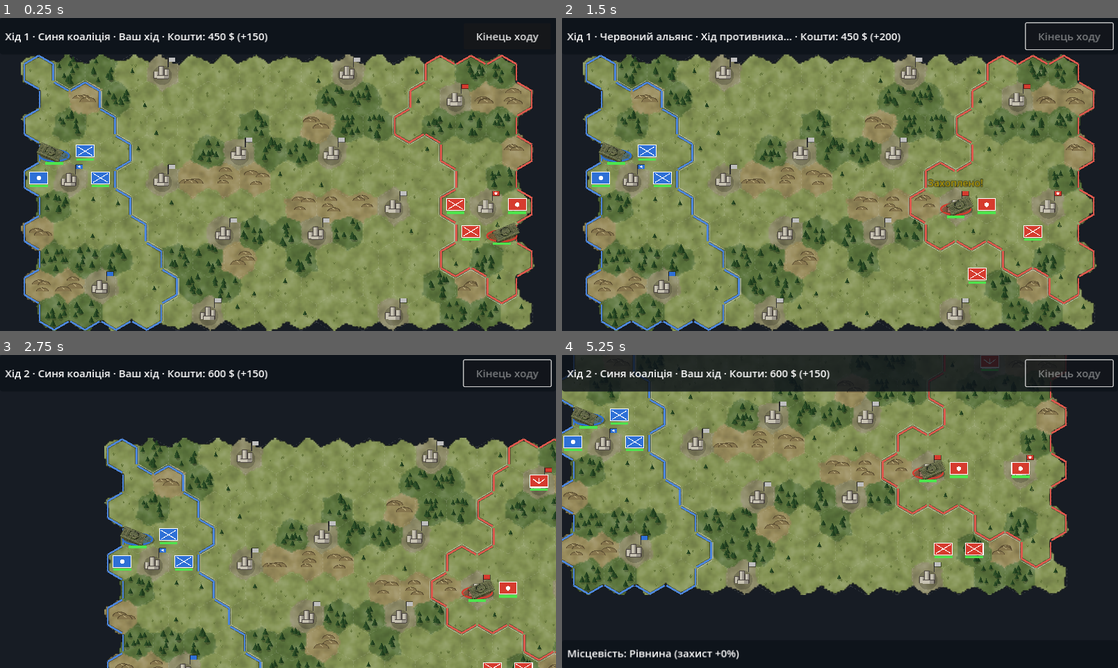
Above: before the commit, frames 1-4 (two rows, left to right).
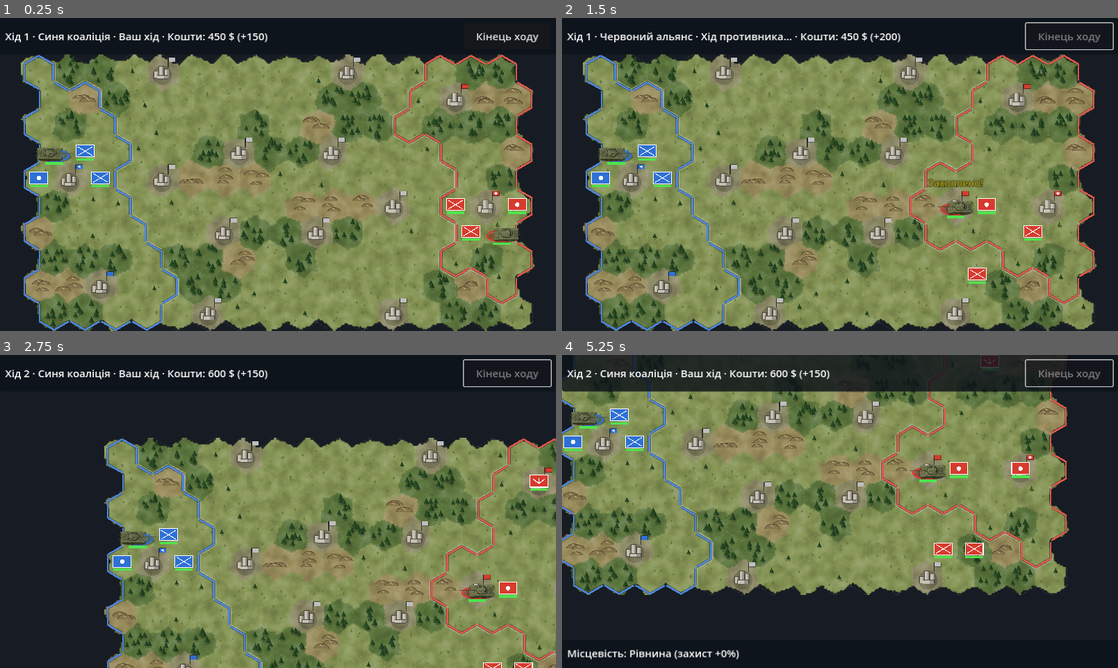
Above: after the commit, the same moments.

Repository: dambldor571-maker/Cloud
Game: Godot game, scene res://scenes/main.tscn
The game is run twice, just before and just after one commit, with the same random seed, the same clock (stepped at 60 frames per second) and the same inputs.
Inputs (mouse positions are in pixels of both pictures, inside the frame that each line leads up to):
- Up to frame 1 (0.25 s): no input
- Up to frame 2 (1.5 s): click "Кінець ходу" at 0.5 s; move the mouse to (962, 158) at 1.27 s; click (962, 158) at 1.42 s
- Up to frame 3 (2.75 s): drag from (166, 527) to (250, 574) at 2.02 s
- Up to frame 4 (5.25 s): tap Enter at 2.75, 4.25 s; move the mouse to (895, 442) at 2.77 s; click (895, 442) at 2.92 s; tap Space at 3.5, 5 s; drag from (812, 574) to (673, 464) at 3.52 s; move the mouse to (1006, 558) at 4.27 s; click (1006, 558) at 4.42 s; drag from (673, 464) to (756, 433) at 5.02 s

The runs differ from the first frame. In frame 1, 0.3% of the frame differs, in the area x 6-94%, y 39-72%; in frame 2, 0.3%; in frame 3, 0.3%; in frame 4, 0.3%.

Commit message:
Six facing directions for unit sprites
render_units.gd renders one sprite per hex direction (<name>_0..5.png,
0 = east, counter-clockwise), turning the model by an angle corrected
for the tilted camera so the gun points exactly at the neighbouring hex
centre on the flat map; --preview shows all six as a compass sheet.
Units store their facing as a hex direction and turn to the one nearest
their move or attack; the game picks the matching frame.

Co-Authored-By: Claude Opus 5.5 <noreply@anthropic.com>
Claude-Session: https://claude.ai/code/session_01DGzcrkN7G6Q8ozASAUm8BS

Diff:
--- a/assets/units/t72.json
+++ b/assets/units/t72.json
@@ -1 +1 @@
-{"anchor":[145.714279174805,132.074768066406],"px_per_m":28.5714285714286}
+{"anchor":[160,169.835433959961],"directions":6,"px_per_m":29.0909090909091}
--- a/scripts/game.gd
+++ b/scripts/game.gd
@@ -41,7 +41,7 @@
 
 var hud: Hud
 var map_view: MapView
-var sprites: Dictionary = {}  # unit type -> {tex, anchor}
+var sprites: Dictionary = {}  # unit type -> {frames: Array[Texture2D] per direction, anchor}
 var ai := EnemyAI.new()
 @onready var camera: Camera2D = $Camera2D
 
@@ -67,9 +67,12 @@
 	for type in Rules.SPRITES:
 		var base: String = "res://assets/units/" + Rules.SPRITES[type]
 		var meta = JSON.parse_string(FileAccess.get_file_as_string(base + ".json"))
-		var tex := load(base + ".png") as Texture2D
-		if tex and meta is Dictionary:
-			sprites[type] = {"tex": tex, "anchor": Vector2(meta["anchor"][0], meta["anchor"][1])}
+		if not meta is Dictionary:
+			continue
+		var frames: Array[Texture2D] = []
+		for d in int(meta.get("directions", 6)):
+			frames.append(load("%s_%d.png" % [base, d]) as Texture2D)
+		sprites[type] = {"frames": frames, "anchor": Vector2(meta["anchor"][0], meta["anchor"][1])}
 
 
 func new_game(seed_value: int = -1) -> void:
@@ -308,7 +311,7 @@
 
 func move_unit(u: Unit, to: Vector2i) -> void:
 	var from_px := u.draw_pos
-	u.face_towards(Hex.to_pixel(to).x)
+	u.face_towards(Hex.to_pixel(to))
 	u.pos = to
 	u.moved = true
 	if terrain[to] == Rules.Terrain.CITY and not u.is_flying() and city_owner[to] != u.side:
@@ -329,8 +332,8 @@
 
 func attack(att: Unit, target: Unit) -> void:
 	var dmg := roundi(calc_damage(att, target) * rng.randf_range(0.9, 1.1))
-	att.face_towards(target.draw_pos.x)
-	target.face_towards(att.draw_pos.x)
+	att.face_towards(target.draw_pos)
+	target.face_towards(att.draw_pos)
 	_damage(target, dmg)
 	if target.hp > 0 and can_attack(target, att, target.pos):
 		_damage(att, roundi(calc_damage(target, att, true) * rng.randf_range(0.9, 1.1)))
@@ -652,9 +655,10 @@
 	_draw_ellipse(base + Vector2(4, 3), RING_RADIUS * 1.05, Color(0, 0, 0, 0.3))
 	_draw_ellipse(base, RING_RADIUS, Color(col, 0.28))
 	_draw_ellipse(base, RING_RADIUS, col, 3.0)
-	var tex: Texture2D = spr["tex"]
+	var frames: Array[Texture2D] = spr["frames"]
+	var tex := frames[u.facing % frames.size()]
 	var anchor: Vector2 = spr["anchor"]
-	draw_set_transform(base, 0.0, Vector2(u.facing, 1) * SPRITE_SCALE)
+	draw_set_transform(base, 0.0, Vector2.ONE * SPRITE_SCALE)
 	draw_texture(tex, -anchor, Color(0.55, 0.55, 0.55) if done else Color.WHITE)
 	draw_set_transform(Vector2.ZERO)
 	_draw_hp_bar(u, base + Vector2(-24, RING_RADIUS.y + 3))
--- a/scripts/unit.gd
+++ b/scripts/unit.gd
@@ -9,8 +9,9 @@
 var attacked := false
 ## Pixel position used for rendering (animated towards Hex.to_pixel(pos)).
 var draw_pos := Vector2.ZERO
-## 1 = sprite faces right, -1 = left; follows the last move or attack.
-var facing := 1
+## Hex direction the unit faces (index into Hex.DIRS: 0 = east, then
+## counter-clockwise); follows the last move or attack.
+var facing := 0
 
 
 func _init(p_type: String, p_side: int, p_pos: Vector2i) -> void:
@@ -19,12 +20,14 @@
 	pos = p_pos
 	hp = max_hp()
 	draw_pos = Hex.to_pixel(pos)
-	facing = 1 if side == 0 else -1
+	facing = 0 if side == 0 else 3
 
 
-func face_towards(x: float) -> void:
-	if absf(x - draw_pos.x) > 1.0:
-		facing = 1 if x > draw_pos.x else -1
+## Turn to the hex direction closest to the given map point.
+func face_towards(p: Vector2) -> void:
+	var d := p - draw_pos
+	if d.length() > 1.0:
+		facing = posmod(roundi(rad_to_deg(atan2(-d.y, d.x)) / 60.0), 6)
 
 
 func data() -> Dictionary:
--- a/tools/render_units.gd
+++ b/tools/render_units.gd
@@ -1,6 +1,8 @@
 extends SceneTree
 ## Renders pseudo-3D unit sprites (EW-style figures seen from above at an angle)
-## into assets/units/<name>.png plus <name>.json with the ground anchor.
+## into assets/units/<name>_<dir>.png, one per hex direction (0 = east, then
+## counter-clockwise in 60 degree steps, matching Hex.DIRS), plus <name>.json
+## with the ground anchor.
 ## A model is either a procedural builder (tools/models/*.gd) or a ready-made
 ## glTF/FBX file (.glb/.gltf/.fbx, e.g. from a 3D stock site or an AI generator)
 ## that is scaled to real size and turned to face +X. Team colour is not baked in: the game draws a
@@ -14,7 +16,8 @@
 ## Try another camera angle: --elevation=55 (degrees above the horizon)
 
 const SUPERSAMPLE := 4
-const OUT_SIZE := Vector2i(320, 240)
+const OUT_SIZE := Vector2i(320, 320)  # square: a vehicle may point any way
+const DIRECTIONS := 6
 const OUT_DIR := "res://assets/units/"
 ## file: builder script or glTF; length_m: real length (glTF is scaled to it);
 ## yaw: extra turn in degrees so the glTF's front points to +X;
@@ -27,12 +30,12 @@
 		"tint": Color(0.5, 0.56, 0.4), "weathered": true},
 	"t72_procedural": {"file": "res://tools/models/t72.gd"},
 }
-const YAW := -24.0  # turn the vehicle slightly towards the viewer
 const ELEVATION := 65.0  # camera angle above the horizon
-const VIEW_HEIGHT_M := 8.4  # metres visible vertically
-const LOOK_AT := Vector3(0.5, 1.0, 0)
+const VIEW_HEIGHT_M := 11.0  # metres visible vertically
+const LOOK_AT := Vector3(0, 0.8, 0)
 
 var preview_path := ""
+var elevation := ELEVATION
 
 
 func _initialize() -> void:
@@ -66,7 +69,8 @@
 	var cam := Camera3D.new()
 	cam.projection = Camera3D.PROJECTION_ORTHOGONAL
 	cam.size = VIEW_HEIGHT_M
-	var e := deg_to_rad(float(opts.get("elevation", str(ELEVATION))))
+	elevation = float(opts.get("elevation", str(ELEVATION)))
+	var e := deg_to_rad(elevation)
 	cam.position = Vector3(0, sin(e), cos(e)) * 30.0 + LOOK_AT
 	vp.add_child(cam)
 	cam.look_at(LOOK_AT)
@@ -140,26 +144,50 @@
 		_add_gltf(model, file, spec.get("length_m", 7.0), spec.get("yaw", 0.0))
 		_fix_materials(model, spec.get("roughness", 0.85), spec.get("tint", Color.WHITE),
 			spec.get("weathered", false))
-	model.rotation_degrees.y = YAW
-	for i in 6:
-		await RenderingServer.frame_post_draw
-	var img := vp.get_texture().get_image()
+	var base := ProjectSettings.globalize_path(OUT_DIR + model_name)
+	var frames: Array[Image] = []
+	for d in DIRECTIONS:
+		model.rotation_degrees.y = _yaw_for_dir(d)
+		for i in 4:
+			await RenderingServer.frame_post_draw
+		var img := vp.get_texture().get_image()
+		img.resize(OUT_SIZE.x, OUT_SIZE.y, Image.INTERPOLATE_LANCZOS)
+		frames.append(img)
+		if preview_path == "":
+			img.save_png("%s_%d.png" % [base, d])
+	model.queue_free()
 	if preview_path != "":
-		img.resize(OUT_SIZE.x * 3, OUT_SIZE.y * 3, Image.INTERPOLATE_LANCZOS)
-		img.save_png(preview_path)
-		print("preview ", preview_path)
-		model.queue_free()
+		_save_preview(frames)
 		return
-	img.resize(OUT_SIZE.x, OUT_SIZE.y, Image.INTERPOLATE_LANCZOS)
-	var base := ProjectSettings.globalize_path(OUT_DIR + model_name)
-	img.save_png(base + ".png")
 	# Where the model's ground origin lands in the sprite, and its scale.
 	var anchor := cam.unproject_position(Vector3.ZERO) / SUPERSAMPLE
-	var meta := {"anchor": [anchor.x, anchor.y], "px_per_m": OUT_SIZE.y / VIEW_HEIGHT_M}
+	var meta := {"anchor": [anchor.x, anchor.y], "px_per_m": OUT_SIZE.y / VIEW_HEIGHT_M,
+		"directions": DIRECTIONS}
 	var f := FileAccess.open(base + ".json", FileAccess.WRITE)
 	f.store_string(JSON.stringify(meta))
-	print("rendered ", base, ".png  anchor=", anchor)
-	model.queue_free()
+	print("rendered ", base, "_0..", DIRECTIONS - 1, ".png  anchor=", anchor)
+
+
+## Hex direction d points 60*d degrees counter-clockwise from screen-right on the
+## flat map. The camera is tilted, so depth is foreshortened by sin(elevation);
+## turn the model so its projected heading matches the map direction exactly.
+func _yaw_for_dir(d: int) -> float:
+	var a := deg_to_rad(60.0 * d)
+	return rad_to_deg(atan2(sin(a) / sin(deg_to_rad(elevation)), cos(a)))
+
+
+## All directions side by side on one image (3 per row), at double size.
+func _save_preview(frames: Array[Image]) -> void:
+	var w := OUT_SIZE.x * 2
+	var h := OUT_SIZE.y * 2
+	var sheet := Image.create(w * 3, h * 2, false, Image.FORMAT_RGBA8)
+	var order := [2, 1, 0, 3, 4, 5]  # NW NE E / W SW SE reads like a compass
+	for i in order.size():
+		var img: Image = frames[order[i]].duplicate()
+		img.resize(w, h, Image.INTERPOLATE_LANCZOS)
+		sheet.blit_rect(img, Rect2i(Vector2i.ZERO, img.get_size()), Vector2i((i % 3) * w, (i / 3) * h))
+	sheet.save_png(preview_path)
+	print("preview ", preview_path)
 
 
 ## Loads a glTF/FBX, sets it on the ground centred at the origin and scales it so
Binary file removed: assets/units/t72.png
Binary file added: assets/units/t72_0.png
Not shown, added: assets/units/t72_0.png.import
Binary file added: assets/units/t72_1.png
Not shown, changed: assets/units/t72_1.png.import
Binary file added: assets/units/t72_2.png
Not shown, added: assets/units/t72_2.png.import
Binary file added: assets/units/t72_3.png
Not shown, added: assets/units/t72_3.png.import
Binary file added: assets/units/t72_4.png
Not shown, added: assets/units/t72_4.png.import
Binary file added: assets/units/t72_5.png
(and 3 more such lines)
